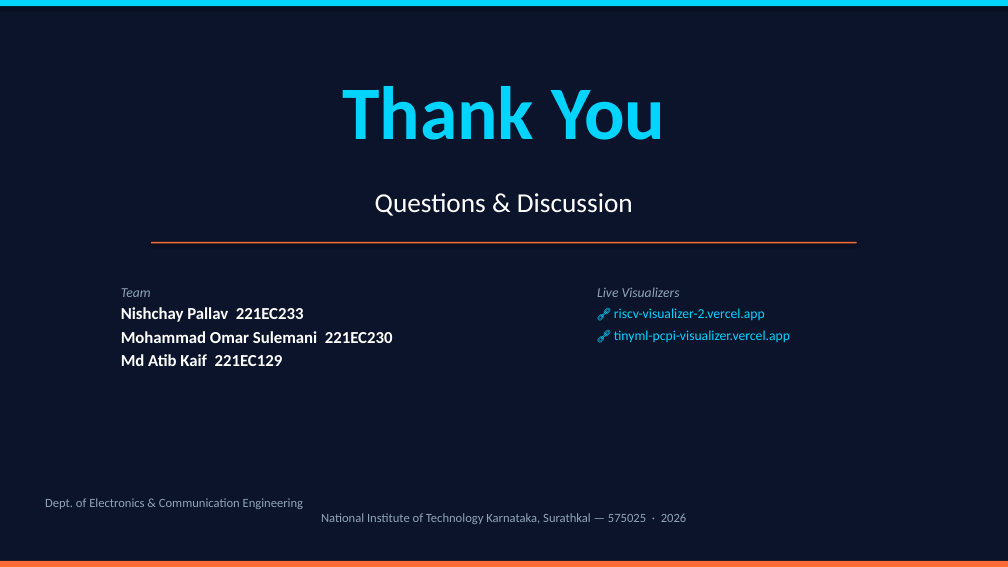
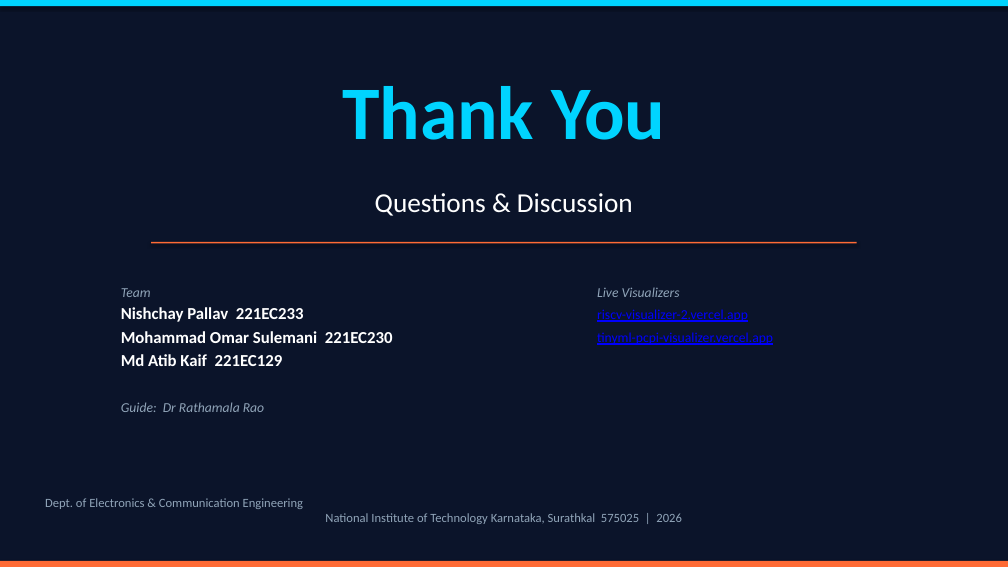
Before and after one commit to Quicksilver008/TinyML-Accelerator, a slide deck: slide 17 of docs/major/EdgeMATX_presentation.pptx (slide 15 before the commit). Drawn at 1008x567 pixels with LibreOffice and Linux fonts; fonts in the diff are those of the drawing. Boxes give left, top, right and bottom in pixels: in the first picture for what was removed or moved away, otherwise in the second. Text is boxed around its words. In the diff, an @@ line names an element or a change of style, - is before the commit and + after.

```diff
--- a/docs/major/EdgeMATX_presentation.pptx
+++ b/docs/major/EdgeMATX_presentation.pptx
@@ text at (597, 309, 773, 345): text changed; text colour #00D4FF to #0000FF @@
-🔗 riscv-visualizer-2.vercel.app
-🔗 tinyml-pcpi-visualizer.vercel.app
+riscv-visualizer-2.vercel.app
+tinyml-pcpi-visualizer.vercel.app
@@ text at (121, 402, 264, 412): paragraph added @@
+Guide: Dr Rathamala Rao
@@ text at (45, 498, 681, 524): text changed @@
-Dept. of Electronics & Communication Engineering
-National Institute of Technology Karnataka, Surathkal — 575025 · 2026
+Dept. of Electronics & Communication Engineering
+National Institute of Technology Karnataka, Surathkal 575025 | 2026
```
Also in this commit, not shown: 14 other slides changed, 2 slides added, 6 other files.
